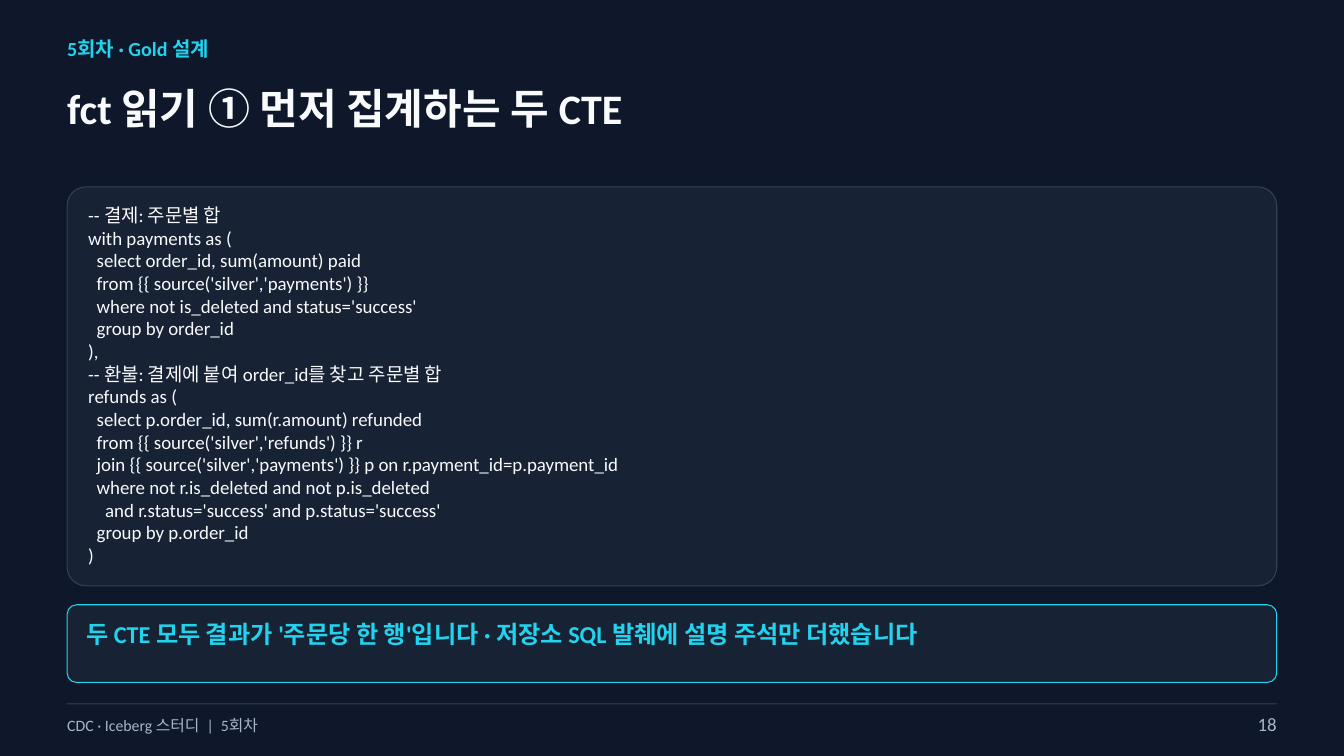
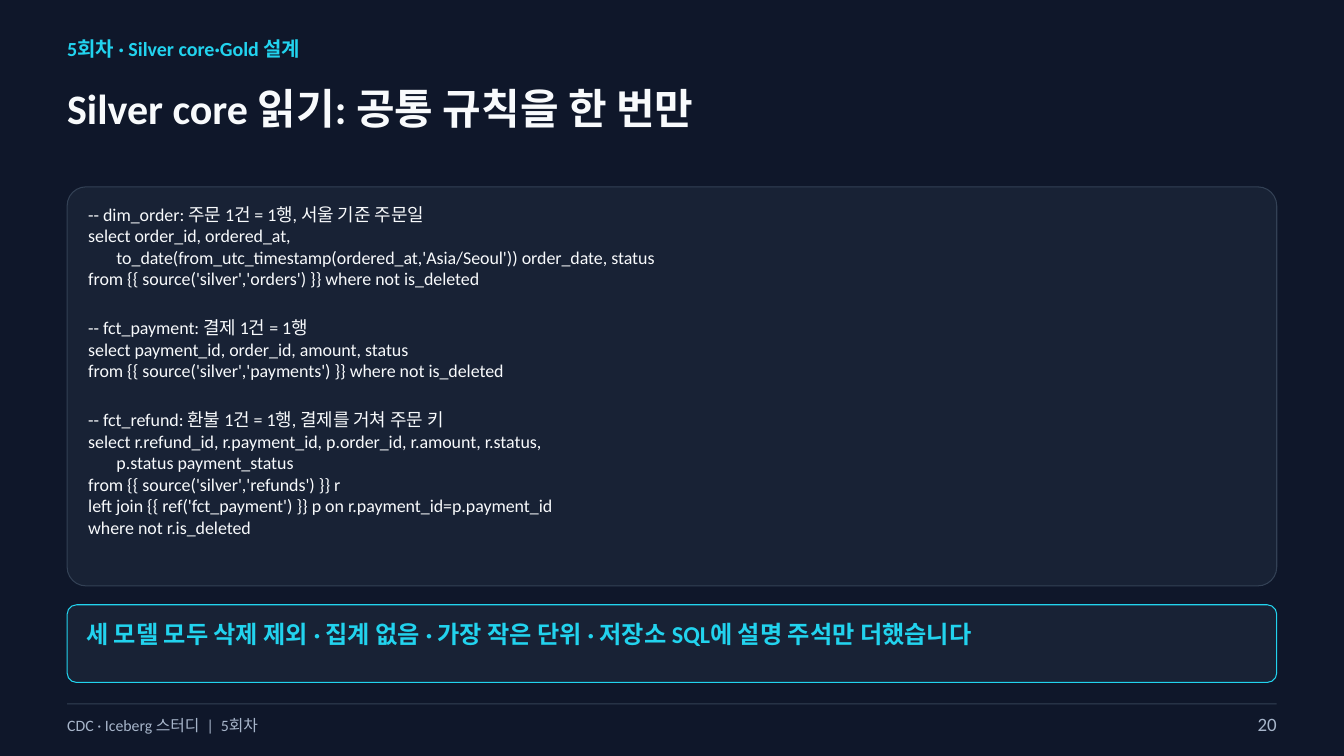
Before and after one commit to kim-dabin/cdc-lakehouse-study, a slide deck: slide 20 of labs/session05/slides/05-session05-student.pptx (slide 18 before the commit). Drawn at 1344x756 pixels with LibreOffice and Linux fonts; fonts in the diff are those of the drawing. Boxes give left, top, right and bottom in pixels: in the first picture for what was removed or moved away, otherwise in the second. Text is boxed around its words. In the diff, an @@ line names an element or a change of style, - is before the commit and + after.

```diff
--- a/labs/session05/slides/05-session05-student.pptx
+++ b/labs/session05/slides/05-session05-student.pptx
@@ text at box(67, 39, 301, 58): text changed @@
-5회차 · Gold 설계
+5회차 · Silver core·Gold 설계
@@ text at box(67, 88, 693, 128): text changed @@
-fct 읽기 ① 먼저 집계하는 두 CTE
+Silver core 읽기: 공통 규칙을 한 번만
@@ text at box(88, 206, 654, 472): text changed; size 13.5 to 12.8 pt @@
--- 결제: 주문별 합
-with payments as (
-select order_id, sum(amount) paid
-from {{ source('silver','payments') }}
-where not is_deleted and status='success'
-group by order_id
-),
--- 환불: 결제에 붙여 order_id를 찾고 주문별 합
-refunds as (
-select p.order_id, sum(r.amount) refunded
+-- dim_order: 주문 1건 = 1행, 서울 기준 주문일
+select order_id, ordered_at,
+to_date(from_utc_timestamp(ordered_at,'Asia/Seoul')) order_date, status
+from {{ source('silver','orders') }} where not is_deleted
+-- fct_payment: 결제 1건 = 1행
+select payment_id, order_id, amount, status
+from {{ source('silver','payments') }} where not is_deleted
+-- fct_refund: 환불 1건 = 1행, 결제를 거쳐 주문 키
+select r.refund_id, r.payment_id, p.order_id, r.amount, r.status,
+p.status payment_status
@@ text at box(88, 478, 340, 494): size 13.5 to 12.8 pt in "from {{ source('silver','refunds') }} r" @@
@@ text at box(88, 499, 552, 537): text changed; size 13.5 to 12.8 pt @@
-join {{ source('silver','payments') }} p on r.payment_id=p.payment_id
-where not r.is_deleted and not p.is_deleted
-and r.status='success' and p.status='success'
-group by p.order_id
-)
+left join {{ ref('fct_payment') }} p on r.payment_id=p.payment_id
+where not r.is_deleted
@@ text at box(86, 622, 971, 646): text changed @@
-두 CTE 모두 결과가 '주문당 한 행'입니다 · 저장소 SQL 발췌에 설명 주석만 더했습니다
+세 모델 모두 삭제 제외 · 집계 없음 · 가장 작은 단위 · 저장소 SQL에 설명 주석만 더했습니다
@@ text at box(1258, 719, 1277, 731): text changed @@
-18
+20
```
Also in this commit, not shown: 27 other slides changed, 3 slides added, 1 slide removed, 1 other file.
